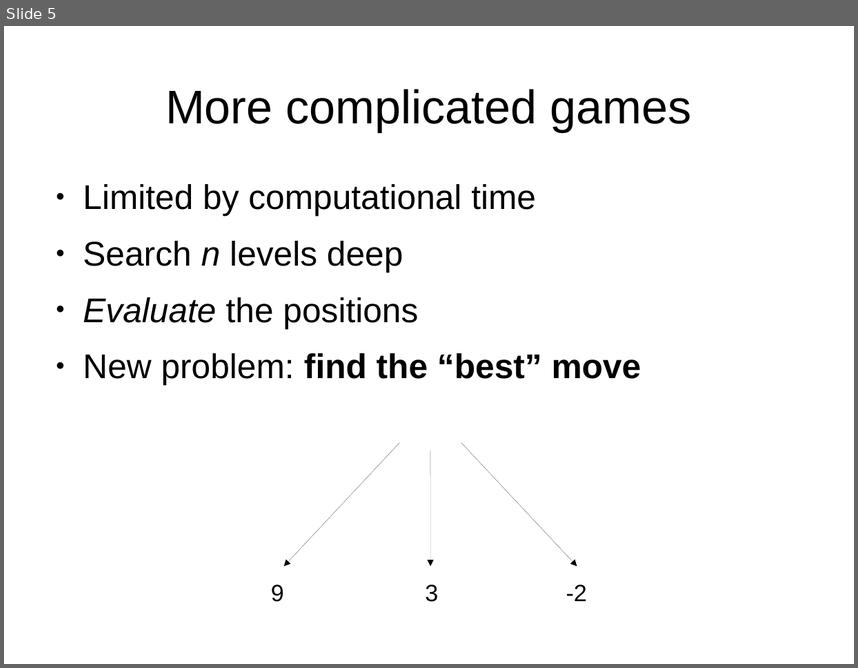
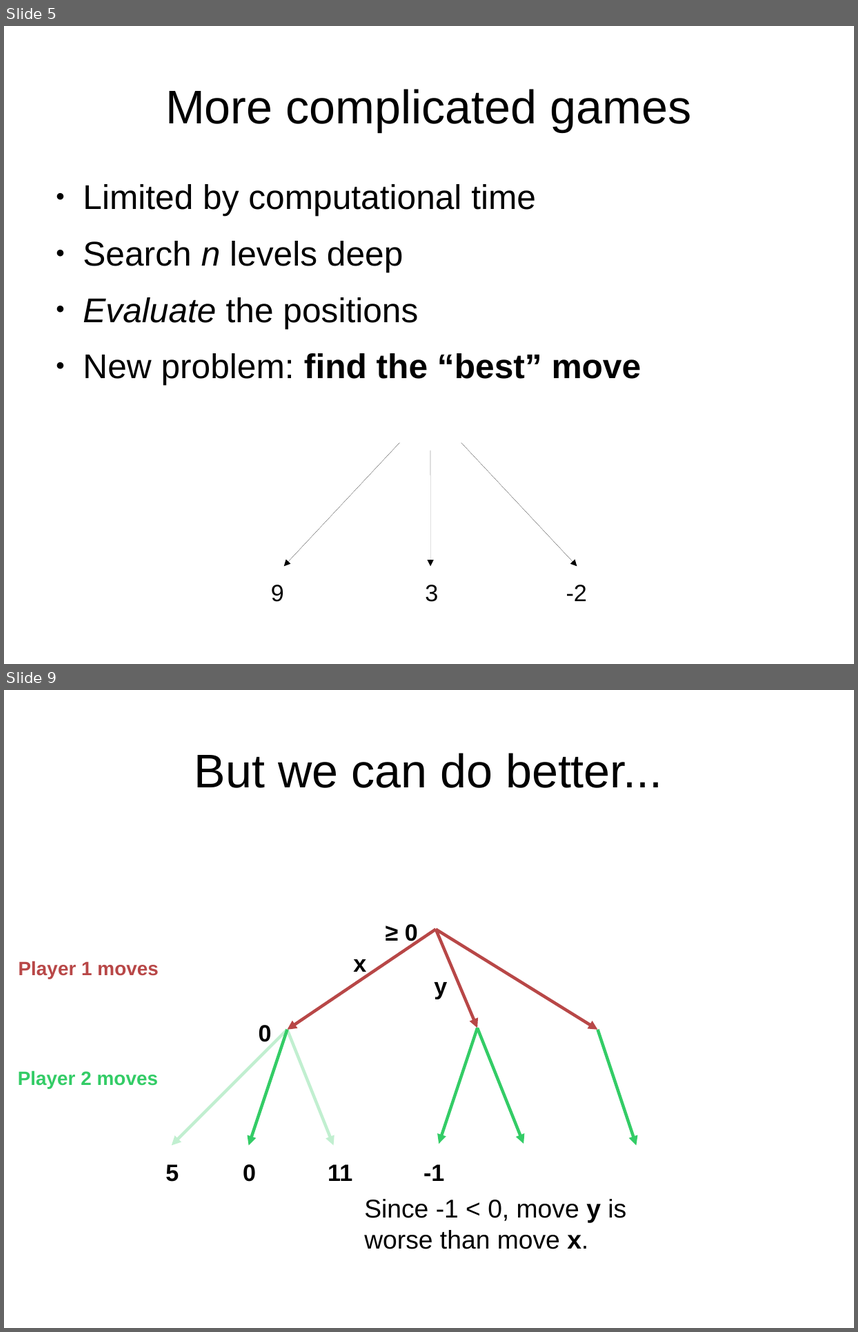
Before and after one commit to pdg137/boardgame, a slide deck: searcher/algorithms-games-alphabeta.odp. Shown one above the other, each under a label of ours: slide 5 before the commit, slides 5 and 9 after it; the slides between them are not shown. The pictures are 858x668 and 858x1332 pixels, drawn with LibreOffice and Linux fonts; fonts in the diff are those of the drawing. Boxes give left, top, right and bottom in pixels: in the first picture for what was removed or moved away, otherwise in the second. Text is boxed around its words. In the diff, an @@ line names an element or a change of style, - is before the commit and + after.

```diff
--- a/searcher/algorithms-games-alphabeta.odp
+++ b/searcher/algorithms-games-alphabeta.odp
@@ slide 9 added at [4, 690, 854, 1328], background #FFFFFF @@
@@ title added at [194, 753, 662, 788], 44 pt, text #000000 @@
+But we can do better...
@@ arrow added from (436, 929) to (287, 1029), #B84747 2.89 pt @@
@@ text added at [405, 924, 418, 945], 22 pt, text #000000, bold @@
+≥ 0
@@ arrow added from (436, 929) to (598, 1029), #B84747 2.89 pt @@
@@ arrow added from (436, 929) to (477, 1028), #B84747 2.89 pt @@
@@ text added at [18, 960, 158, 978], 18 pt, text #B84747, bold @@
+Player 1 moves
@@ text added at [353, 959, 366, 976], 22 pt, text #000000, bold @@
+x
@@ text added at [434, 982, 447, 999], 22 pt, text #000000, bold @@
+y
@@ arrow added from (287, 1029) to (172, 1145), #33CC66 2.89 pt @@
@@ arrow added from (287, 1029) to (248, 1145), #33CC66 2.89 pt @@
@@ text added at [259, 1025, 272, 1045], 22 pt, text #000000, bold @@
+0
@@ arrow added from (287, 1029) to (333, 1145), #33CC66 2.89 pt @@
@@ arrow added from (477, 1028) to (439, 1143), #33CC66 2.89 pt @@
@@ arrow added from (477, 1028) to (524, 1143), #33CC66 2.89 pt @@
@@ arrow added from (598, 1029) to (637, 1145), #33CC66 2.89 pt @@
@@ text added at [18, 1070, 158, 1088], 18 pt, text #33CC66, bold @@
+Player 2 moves
@@ text added at [165, 1164, 179, 1181], 22 pt, text #000000, bold @@
+5
@@ text added at [243, 1164, 256, 1181], 22 pt, text #000000, bold @@
+0
@@ text added at [328, 1164, 352, 1181], 22 pt, text #000000, bold @@
+11
@@ text added at [424, 1164, 444, 1181], 22 pt, text #000000, bold @@
+-1
@@ text added at [364, 1199, 626, 1249], 24 pt, text #000000 @@
+Since -1 < 0, move y is
+worse than move x.
```
Also in this commit, not shown: 4 slides changed, 3 other slides added, 2 slides removed, 1 other file.
